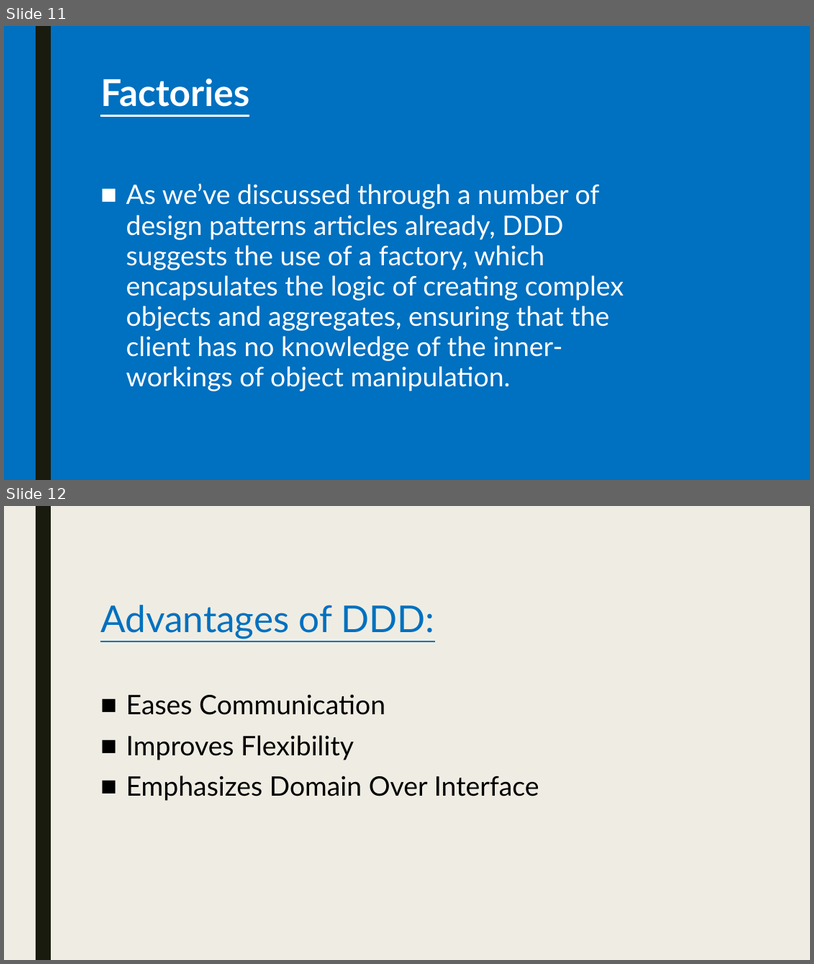
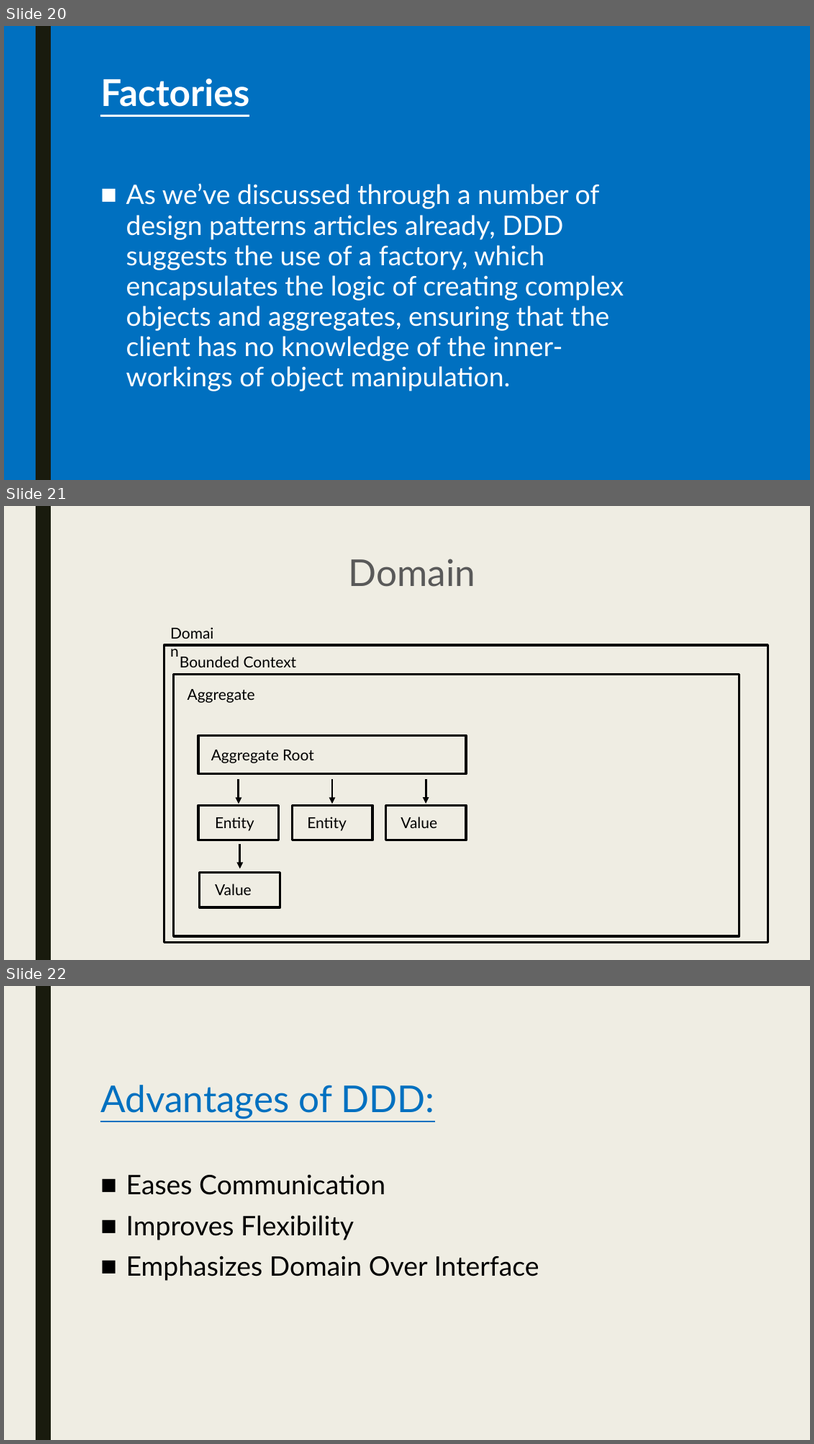
Before and after one commit to pkyurkchiev/practice-biel, a slide deck: presentations/domain-driven design.pptx. Shown one above the other, each under a label of ours: slides 11 and 12 before the commit, slides 20, 21 and 22 after it. The pictures are 814x964 and 814x1444 pixels, drawn with LibreOffice and Linux fonts; fonts in the diff are those of the drawing. Boxes give left, top, right and bottom in pixels: in the first picture for what was removed or moved away, otherwise in the second. Text is boxed around its words. In the diff, an @@ line names an element or a change of style, - is before the commit and + after.

```diff
--- a/presentations/domain-driven design.pptx
+++ b/presentations/domain-driven design.pptx
@@ slide 21 added at bbox=[4, 506, 810, 960], background #EFEDE3; not listed: 1 template element that a slide beside it also shows @@
@@ title added at bbox=[349, 559, 476, 587], 44 pt, text #595959 @@
+Domain
@@ text added at bbox=[165, 620, 226, 644], 18 pt, text #000000 @@
+Domain
@@ rectangle added at bbox=[165, 645, 768, 943], outline #000000 2.75 pt @@
@@ text added at bbox=[180, 656, 297, 667], 18 pt, text #000000 @@
+Bounded Context
@@ rectangle added at bbox=[174, 674, 740, 936], outline #000000 2.75 pt @@
@@ text added at bbox=[188, 689, 255, 703], 18 pt, text #000000 @@
+Aggregate
@@ rectangle added at bbox=[198, 735, 466, 773], outline #000000 2.75 pt @@
@@ text added at bbox=[211, 749, 314, 763], 18 pt, text #000000 @@
+Aggregate Root
@@ arrow added from (239, 779) to (239, 803), #000000 2.5 pt @@
@@ arrow added from (332, 779) to (332, 803), #000000 2.5 pt @@
@@ arrow added from (426, 779) to (426, 803), #000000 2.5 pt @@
@@ rectangle added at bbox=[198, 805, 278, 840], outline #000000 2.75 pt @@
@@ rectangle added at bbox=[292, 805, 373, 840], outline #000000 2.75 pt @@
@@ rectangle added at bbox=[386, 805, 466, 840], outline #000000 2.75 pt @@
@@ text added at bbox=[215, 816, 255, 831], 18 pt, text #000000 @@
+Entity
@@ text added at bbox=[307, 816, 347, 831], 18 pt, text #000000 @@
+Entity
@@ text added at bbox=[401, 816, 437, 828], 18 pt, text #000000 @@
+Value
@@ arrow added from (240, 844) to (240, 868), #000000 2.5 pt @@
@@ rectangle added at bbox=[200, 872, 280, 907], outline #000000 2.75 pt @@
@@ text added at bbox=[215, 883, 252, 895], 18 pt, text #000000 @@
+Value
@@ what was slide 11 is now slide 20 @@
@@ what was slide 12 is now slide 22 @@
```
Also in this commit, not shown: 2 slides changed, 9 other slides added, 5 slides removed.
